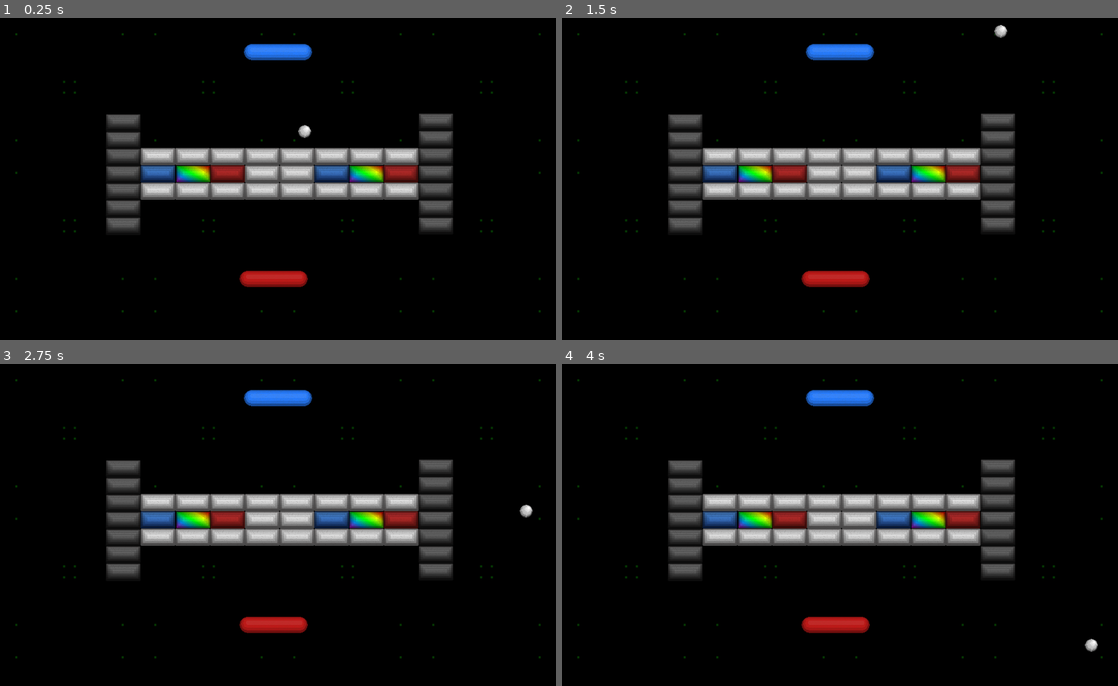
Above: before the commit, frames 1-4 (two rows, left to right).
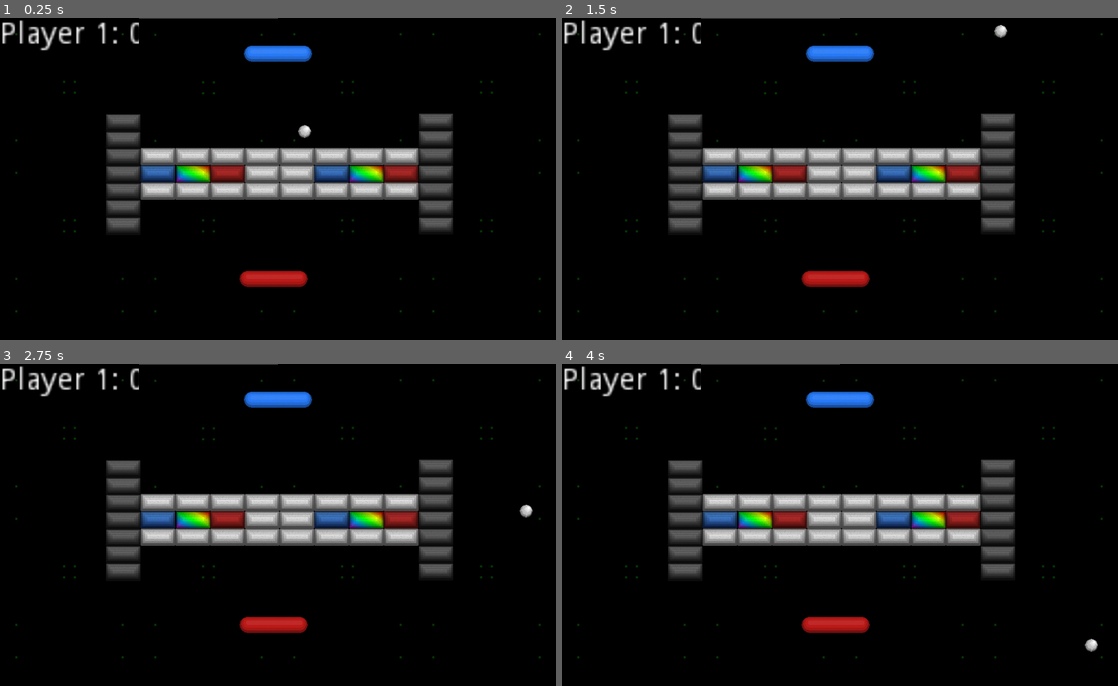
Above: after the commit, the same moments.

Repository: hiniko/BreakoutVs
Game: Godot game, scene res://Scenes/TestArena.tscn
Two runs of this game, one before a commit and one after it. Both use one fixed random seed, a clock stepped at 60 frames per second and the inputs below.
Inputs:
- Up to frame 1 (0.25 s): no input
- Up to frame 2 (1.5 s): no input
- Up to frame 3 (2.75 s): no input
- Up to frame 4 (4 s): no input

The runs differ from the first frame. In frame 1, 1.0% of the frame differs, in the area x 0-57%, y 0-39%; in frame 2, 1.0%; in frame 3, 1.0%; in frame 4, 1.0%.

Commit message:
added labels

Diff:
--- a/BreakoutVs/Scenes/TestArena.tscn
+++ b/BreakoutVs/Scenes/TestArena.tscn
@@ -15,8 +15,23 @@
 scale = Vector2( 4, 4 )
 texture = ExtResource( 8 )
 
+[node name="Label" type="Label" parent="Background/BackgroundTile"]
+anchor_left = -0.00791001
+anchor_top = -0.00395507
+anchor_right = -0.00791001
+anchor_bottom = -0.00395507
+margin_left = -31.4089
+margin_top = -30.4242
+margin_right = 39.5911
+margin_bottom = -16.4242
+text = "Player 1: 0 "
+valign = 1
+__meta__ = {
+"_edit_use_anchors_": false
+}
+
 [node name="BackgroundTile2" type="Sprite" parent="Background"]
-position = Vector2( 128, 128 )
+position = Vector2( 128, 129.013 )
 scale = Vector2( 4, 4 )
 texture = ExtResource( 8 )
 offset = Vector2( 64, 0 )
@@ -260,7 +275,7 @@
 [node name="Paddles" type="Node" parent="."]
 
 [node name="P1Paddle" parent="Paddles" instance=ExtResource( 6 )]
-position = Vector2( 512, 63.4837 )
+position = Vector2( 512, 65.5087 )
 paddle = 0
 
 [node name="P2Paddle" parent="Paddles" instance=ExtResource( 6 )]
--- a/BreakoutVs/Src/Paddle.gd
+++ b/BreakoutVs/Src/Paddle.gd
@@ -6,12 +6,13 @@
 enum PaddleType { P1, P2 }
 
 export(PaddleType) var paddle setget SetPaddle
+export var friction = 0.1
 
 var InputHeader = ""
 var moveSpeed = 250
 var velocity = Vector2(0,0)
 var maxSpeed = 500
-var friction = 0.1
+
 var currentDirection = direction.none
 
 func SetPaddle(value):
